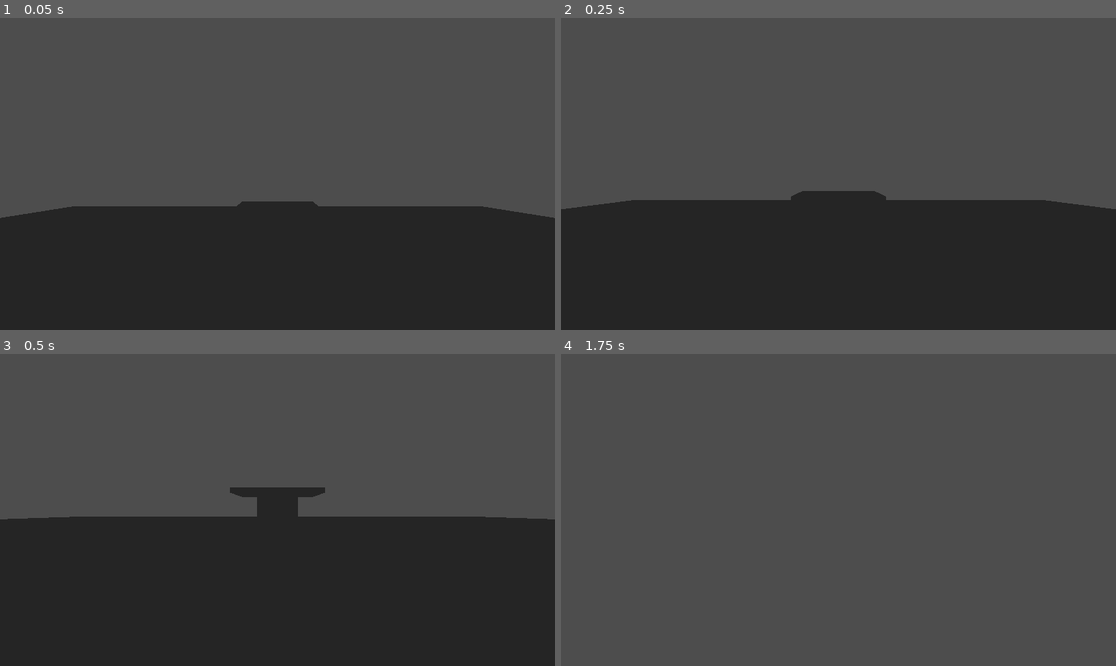
Above: before the commit, frames 1-4 (two rows, left to right).
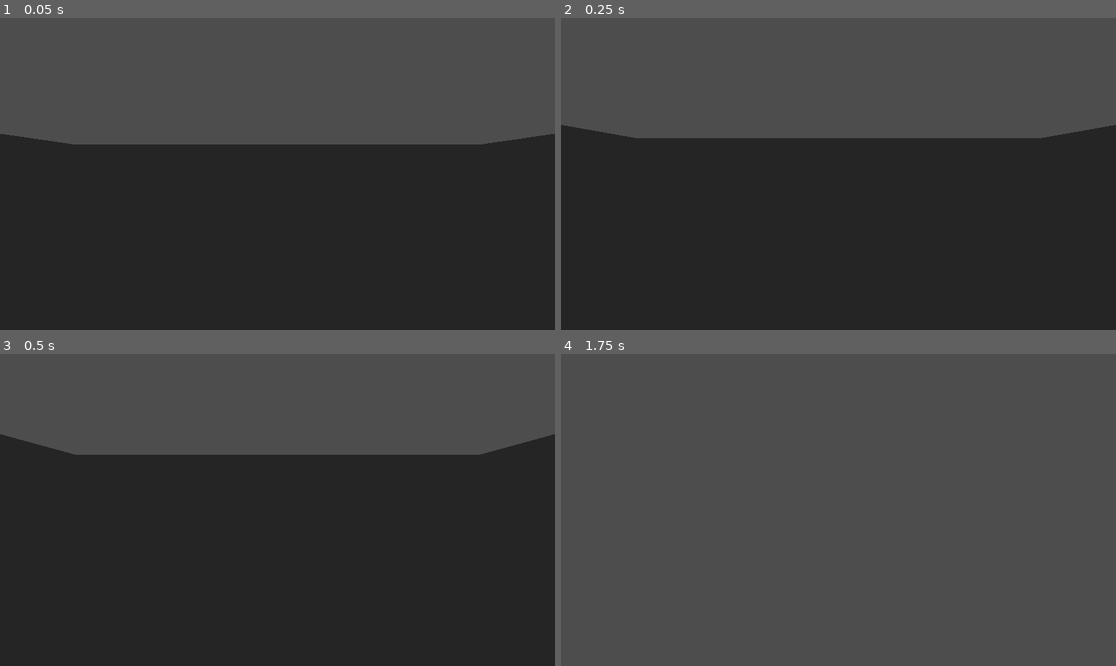
Above: after the commit, the same moments.

Repository: espam-clap/test1
Game: Godot game, scene res://scenes/blackjack.tscn
Same seed, same stepped clock (60 frames per second), same inputs: the game is played once before the commit and once after it.
Inputs (mouse positions are in pixels of both pictures, inside the frame that each line leads up to):
- Up to frame 1 (0.05 s): no input
- Up to frame 2 (0.25 s): no input
- Up to frame 3 (0.5 s): no input
- Up to frame 4 (1.75 s): tap Enter (ui_accept) at 0.5, 0.77, 1.52 s; move the mouse to (866, 510) at 0.52 s; hold Up (ui_up) from 0.53 s (still down); move the mouse to (810, 510) at 1.27 s

The runs differ from the first frame. In frame 1, 21% of the frame differs, in the area x 0-100%, y 37-65%; in frame 2, 20%; in frame 3, 20%; in frame 4, nothing differs.

Commit message:
This commit adds four walls to the 3D world, creating an enclosed room. Each wall is a StaticBody3D with a mesh for visibility and a collision shape to prevent you from walking through them. This improves the immersion of the 3D environment.

Diff:
--- a/Spielsucht/scenes/world_3d.tscn
+++ b/Spielsucht/scenes/world_3d.tscn
@@ -20,6 +20,18 @@
 
 [sub_resource type="BoxShape3D" id="BoxShape3D_pqrst"]
 size = Vector3(3, 2, 2.5)
+
+[sub_resource type="BoxMesh" id="WallMeshNS_12345"]
+size = Vector3(20, 3, 0.5)
+
+[sub_resource type="BoxShape3D" id="WallShapeNS_67890"]
+size = Vector3(20, 3, 0.5)
+
+[sub_resource type="BoxMesh" id="WallMeshEW_abcde"]
+size = Vector3(0.5, 3, 20)
+
+[sub_resource type="BoxShape3D" id="WallShapeEW_fghij"]
+size = Vector3(0.5, 3, 20)
 
 
 [node name="World3D" type="Node3D"]
@@ -56,6 +68,36 @@
 [node name="BlackjackUI" parent="." instance=ExtResource("3_klmno")]
 visible = false
 
+[node name="Walls" type="Node3D" parent="."]
+
+[node name="NorthWall" type="StaticBody3D" parent="Walls"]
+transform = Transform3D(1, 0, 0, 0, 1, 0, 0, 0, 1, 0, 1.5, -10)
+[node name="MeshInstance3D" type="MeshInstance3D" parent="Walls/NorthWall"]
+mesh = SubResource("WallMeshNS_12345")
+[node name="CollisionShape3D" type="CollisionShape3D" parent="Walls/NorthWall"]
+shape = SubResource("WallShapeNS_67890")
+
+[node name="SouthWall" type="StaticBody3D" parent="Walls"]
+transform = Transform3D(1, 0, 0, 0, 1, 0, 0, 0, 1, 0, 1.5, 10)
+[node name="MeshInstance3D" type="MeshInstance3D" parent="Walls/SouthWall"]
+mesh = SubResource("WallMeshNS_12345")
+[node name="CollisionShape3D" type="CollisionShape3D" parent="Walls/SouthWall"]
+shape = SubResource("WallShapeNS_67890")
+
+[node name="EastWall" type="StaticBody3D" parent="Walls"]
+transform = Transform3D(1, 0, 0, 0, 1, 0, 0, 0, 1, 10, 1.5, 0)
+[node name="MeshInstance3D" type="MeshInstance3D" parent="Walls/EastWall"]
+mesh = SubResource("WallMeshEW_abcde")
+[node name="CollisionShape3D" type="CollisionShape3D" parent="Walls/EastWall"]
+shape = SubResource("WallShapeEW_fghij")
+
+[node name="WestWall" type="StaticBody3D" parent="Walls"]
+transform = Transform3D(1, 0, 0, 0, 1, 0, 0, 0, 1, -10, 1.5, 0)
+[node name="MeshInstance3D" type="MeshInstance3D" parent="Walls/WestWall"]
+mesh = SubResource("WallMeshEW_abcde")
+[node name="CollisionShape3D" type="CollisionShape3D" parent="Walls/WestWall"]
+shape = SubResource("WallShapeEW_fghij")
+
+
 [connection signal="body_entered" from="BlackjackTable/InteractionArea" to="Player" method="_on_interaction_area_body_entered"]
-
 [connection signal="game_exited" from="BlackjackUI" to="Player" method="_on_blackjack_game_exited"]
Not shown: 1 places in Spielsucht/scenes/world_3d.tscn that only renumber resources
